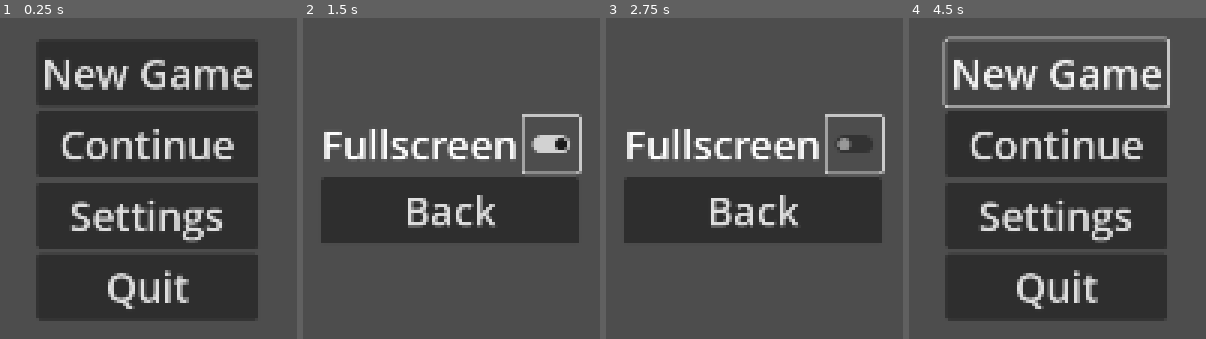
Above: before the commit, frames 1-4 (left to right).
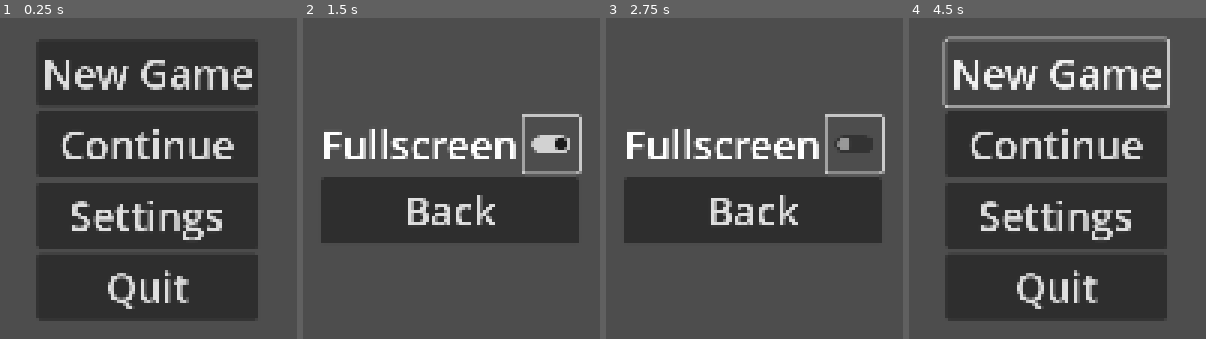
Above: after the commit, the same moments.

Repository: concl/tower_defense_game
Game: Godot game, scene res://scenes/menus/main_menu.tscn
Same seed, same stepped clock (60 frames per second), same inputs: the game is played once before the commit and once after it.
Inputs (mouse positions are in pixels of both pictures, inside the frame that each line leads up to):
- Up to frame 1 (0.25 s): no input
- Up to frame 2 (1.5 s): click "Settings" at 0.5 s; click (552, 143) at 1.25 s
- Up to frame 3 (2.75 s): click (855, 143) at 2 s
- Up to frame 4 (4.5 s): click (1158, 143) at 2.75 s; click "Back" at 3.5 s; click "New Game" at 4.25 s

The runs differ from the first frame. In frame 1, 3.1% of the frame differs, in the area x 15-85%, y 13-90%; in frame 2, 1.3%; in frame 3, 1.3%; in frame 4, 3.1%.

Commit message:
more stuff

Diff:
--- a/project.godot
+++ b/project.godot
@@ -28,5 +28,6 @@
 
 [rendering]
 
+textures/canvas_textures/default_texture_filter=0
 renderer/rendering_method="gl_compatibility"
 renderer/rendering_method.mobile="gl_compatibility"
--- /dev/null
+++ b/scenes/entities/enemies/test_enemy.tscn
@@ -0,0 +1,6 @@
+[gd_scene load_steps=2 format=3 uid="uid://babs0uxdtm3go"]
+
+[ext_resource type="Script" uid="uid://ne1w5q3aal64" path="res://scripts/entities/enemies/test_enemy.gd" id="1_k4jhy"]
+
+[node name="TestEnemy" type="Node2D"]
+script = ExtResource("1_k4jhy")
--- /dev/null
+++ b/scenes/entities/player.tscn
@@ -0,0 +1,17 @@
+[gd_scene load_steps=4 format=3 uid="uid://dgabwwlqksg48"]
+
+[ext_resource type="Script" uid="uid://di7xecebd0bbq" path="res://scripts/entities/player.gd" id="1_08t41"]
+[ext_resource type="Texture2D" uid="uid://d4hld26b8oynh" path="res://assets/images/test_sprite.png" id="1_ucweq"]
+
+[sub_resource type="RectangleShape2D" id="RectangleShape2D_0qees"]
+
+[node name="Player" type="CharacterBody2D"]
+script = ExtResource("1_08t41")
+
+[node name="CollisionShape2D" type="CollisionShape2D" parent="."]
+shape = SubResource("RectangleShape2D_0qees")
+
+[node name="Sprites" type="Node2D" parent="."]
+
+[node name="PlayerSprite" type="Sprite2D" parent="Sprites"]
+texture = ExtResource("1_ucweq")
--- /dev/null
+++ b/scenes/entities/towers/test_tower.tscn
@@ -0,0 +1,6 @@
+[gd_scene load_steps=2 format=3 uid="uid://ctaktuhd4vtk2"]
+
+[ext_resource type="Script" uid="uid://d16gx8kpnjdxs" path="res://scripts/entities/towers/test_tower.gd" id="1_4qdiy"]
+
+[node name="TestTower" type="Node2D"]
+script = ExtResource("1_4qdiy")
--- /dev/null
+++ b/scenes/levels/test_level.tscn
@@ -0,0 +1,3 @@
+[gd_scene format=3 uid="uid://svx4jr0xhp06"]
+
+[node name="TestLevel" type="Node2D"]
--- /dev/null
+++ b/scenes/menus/pause_menu.tscn
@@ -0,0 +1,58 @@
+[gd_scene load_steps=2 format=3 uid="uid://dckpr8jj05fsm"]
+
+[ext_resource type="Theme" uid="uid://8v8xgpdy1iuh" path="res://assets/themes/menu_theme.tres" id="1_fwndu"]
+
+[node name="PauseMenu" type="Control"]
+layout_mode = 3
+anchors_preset = 15
+anchor_right = 1.0
+anchor_bottom = 1.0
+grow_horizontal = 2
+grow_vertical = 2
+theme = ExtResource("1_fwndu")
+
+[node name="Main" type="Control" parent="."]
+layout_mode = 1
+anchors_preset = 15
+anchor_right = 1.0
+anchor_bottom = 1.0
+grow_horizontal = 2
+grow_vertical = 2
+
+[node name="VBoxContainer" type="VBoxContainer" parent="Main"]
+layout_mode = 1
+anchors_preset = 8
+anchor_left = 0.5
+anchor_top = 0.5
+anchor_right = 0.5
+anchor_bottom = 0.5
+offset_left = -46.5
+offset_top = -15.5
+offset_right = 46.5
+offset_bottom = 15.5
+grow_horizontal = 2
+grow_vertical = 2
+
+[node name="NewGame" type="Button" parent="Main/VBoxContainer"]
+layout_mode = 2
+text = "New Game"
+
+[node name="Continue" type="Button" parent="Main/VBoxContainer"]
+layout_mode = 2
+text = "Continue"
+
+[node name="Settings" type="Button" parent="Main/VBoxContainer"]
+layout_mode = 2
+text = "Settings"
+
+[node name="Quit" type="Button" parent="Main/VBoxContainer"]
+layout_mode = 2
+text = "Quit"
+
+[node name="Settings" type="Control" parent="."]
+layout_mode = 1
+anchors_preset = 15
+anchor_right = 1.0
+anchor_bottom = 1.0
+grow_horizontal = 2
+grow_vertical = 2
--- /dev/null
+++ b/scenes/ui/main_ui.tscn
@@ -0,0 +1,9 @@
+[gd_scene format=3 uid="uid://bb0xty80owtkt"]
+
+[node name="MainUi" type="Control"]
+layout_mode = 3
+anchors_preset = 15
+anchor_right = 1.0
+anchor_bottom = 1.0
+grow_horizontal = 2
+grow_vertical = 2
Not shown, added: assets/images/cat_pixel_mode_resized.png.import
Binary file added: assets/images/test_sprite.png
Not shown, added: assets/images/test_sprite.png.import
Not shown, added: export_presets.cfg
Not shown, changed: .gitignore
